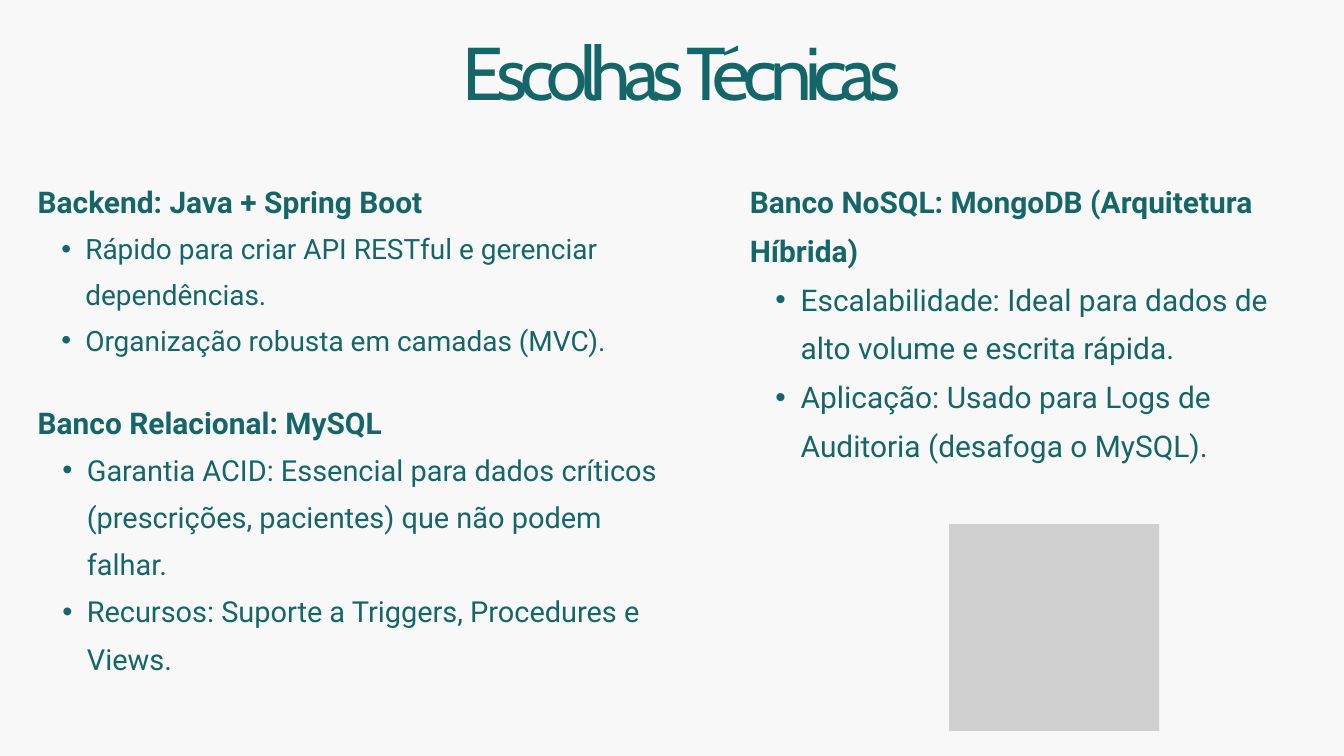
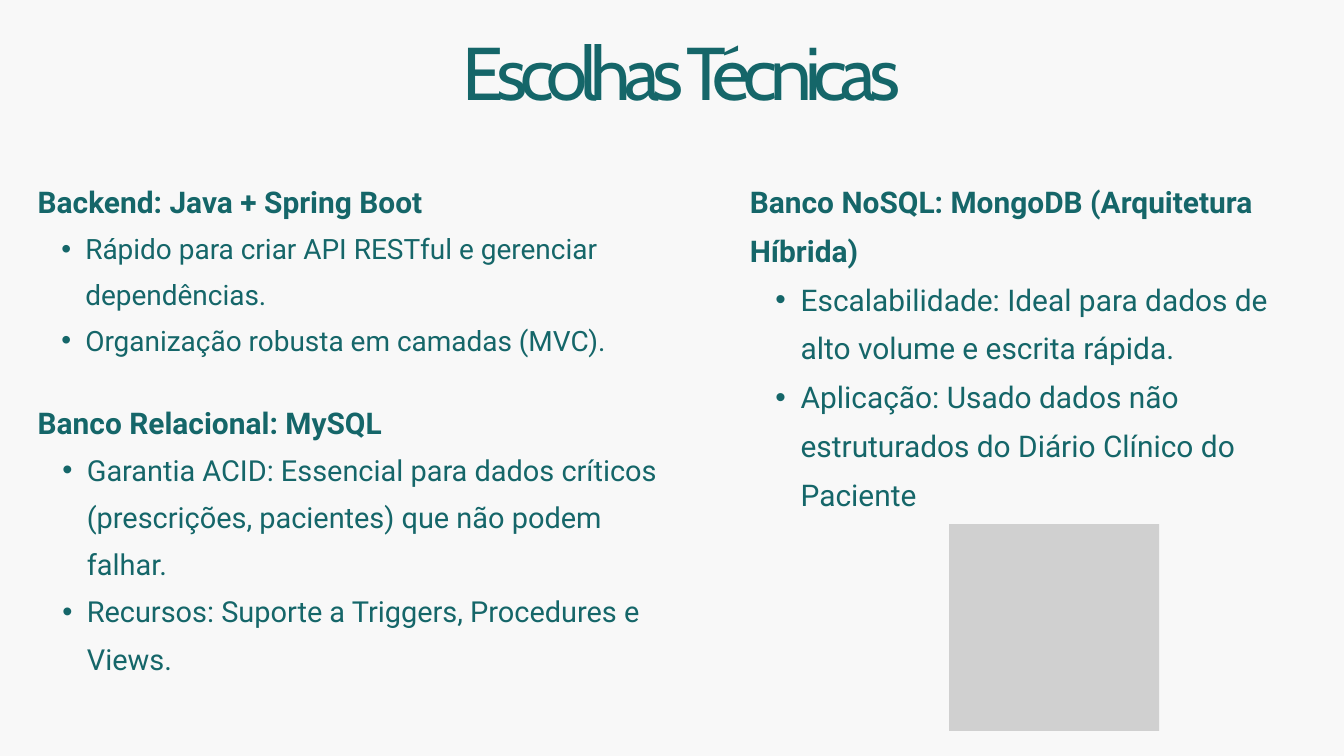
Before and after one commit to lucas0mp/Aplicacao-de-Gerenciamento-Medico, a slide deck: slide 3 of SGM.pptx. Drawn at 1344x756 pixels with LibreOffice and Linux fonts; fonts in the diff are those of the drawing; grey boxes stand for pictures. Boxes give left, top, right and bottom in pixels: in the first picture for what was removed or moved away, otherwise in the second. Text is boxed around its words. In the diff, an @@ line names an element or a change of style, - is before the commit and + after.

```diff
--- a/SGM.pptx
+++ b/SGM.pptx
@@ text at bbox=[801, 385, 1235, 507]: text changed @@
-  • Aplicação: Usado para Logs de Auditoria (desafoga o MySQL).
+  • Aplicação: Usado dados não estruturados do Diário Clínico do Paciente
```
Also in this commit, not shown: 1 other slide changed.
